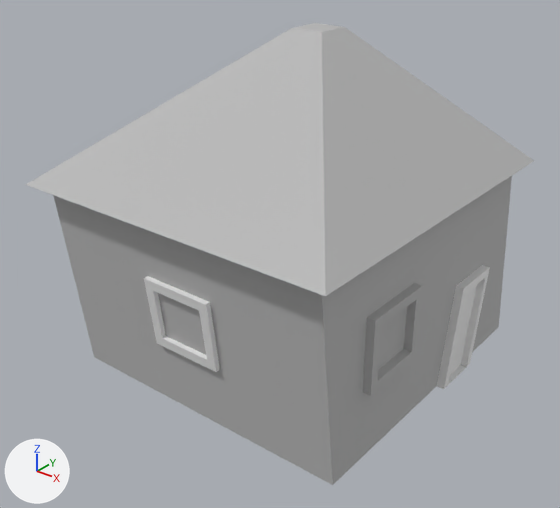
Renders of the Blender file Assets/Models/gingerbread_house.blend from each side of a commit.
The view is the same before and after, from a camera (50 mm lens) standing at (5.33, -7.16, 5.63) and looking at (0.04, -0.54, 1.53). The lights are fixed; the arrows at lower left show +X, +Y and +Z.
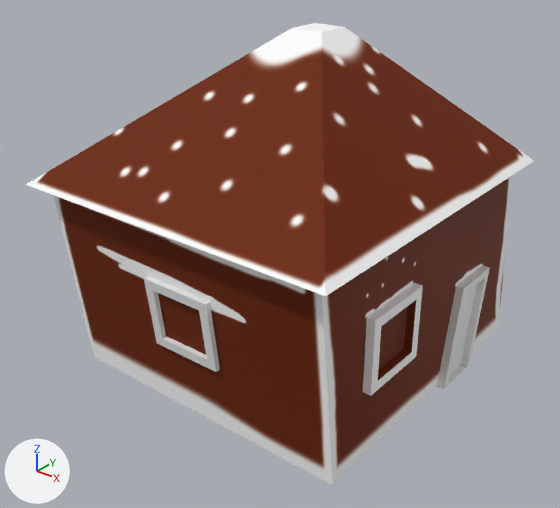
Pixel boxes [x1, y1, x2, y2] of what changed, in the pictures (560 x 508 px):
'Cube', surface changed (grey to brown)
    both: [26, 23, 534, 485]

The edits, one by one:
Picture 'GBHOUSE_TEX' (img_gbhouse_tex) is new.
In material 'GB_HOUSE' (mat_gb_house), base_color is no longer (0.5, 0.5, 0.5), grey #bcbcbc.
In material 'GB_HOUSE' (mat_gb_house), texture is now set to img_gbhouse_tex.
